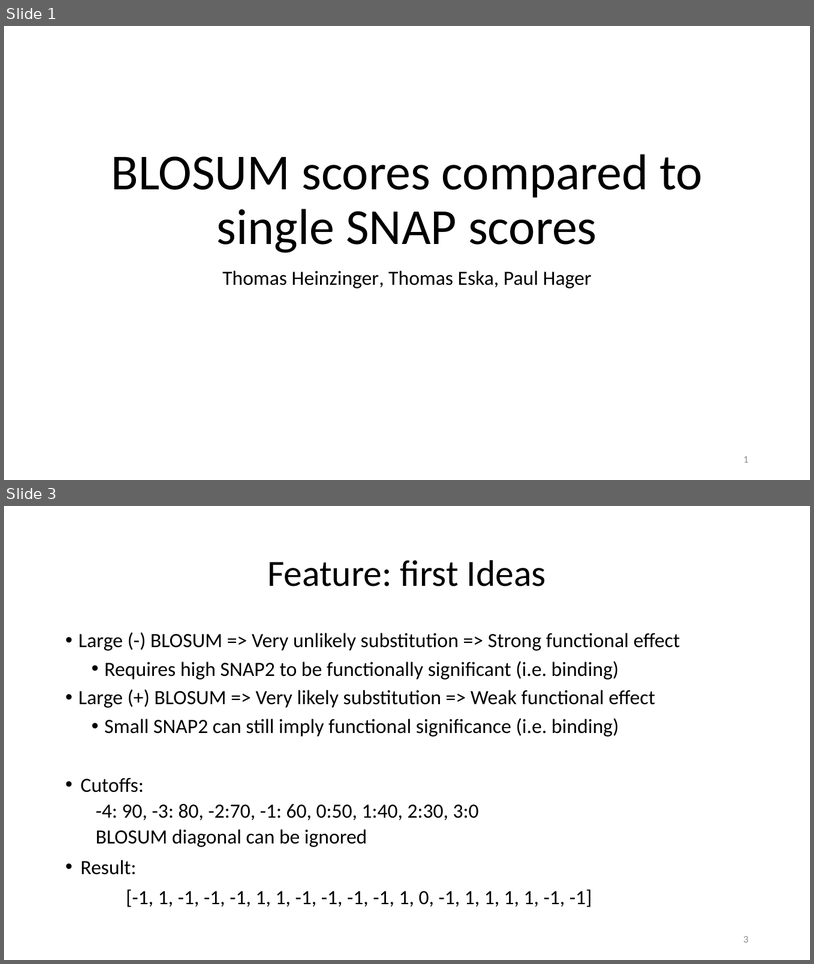
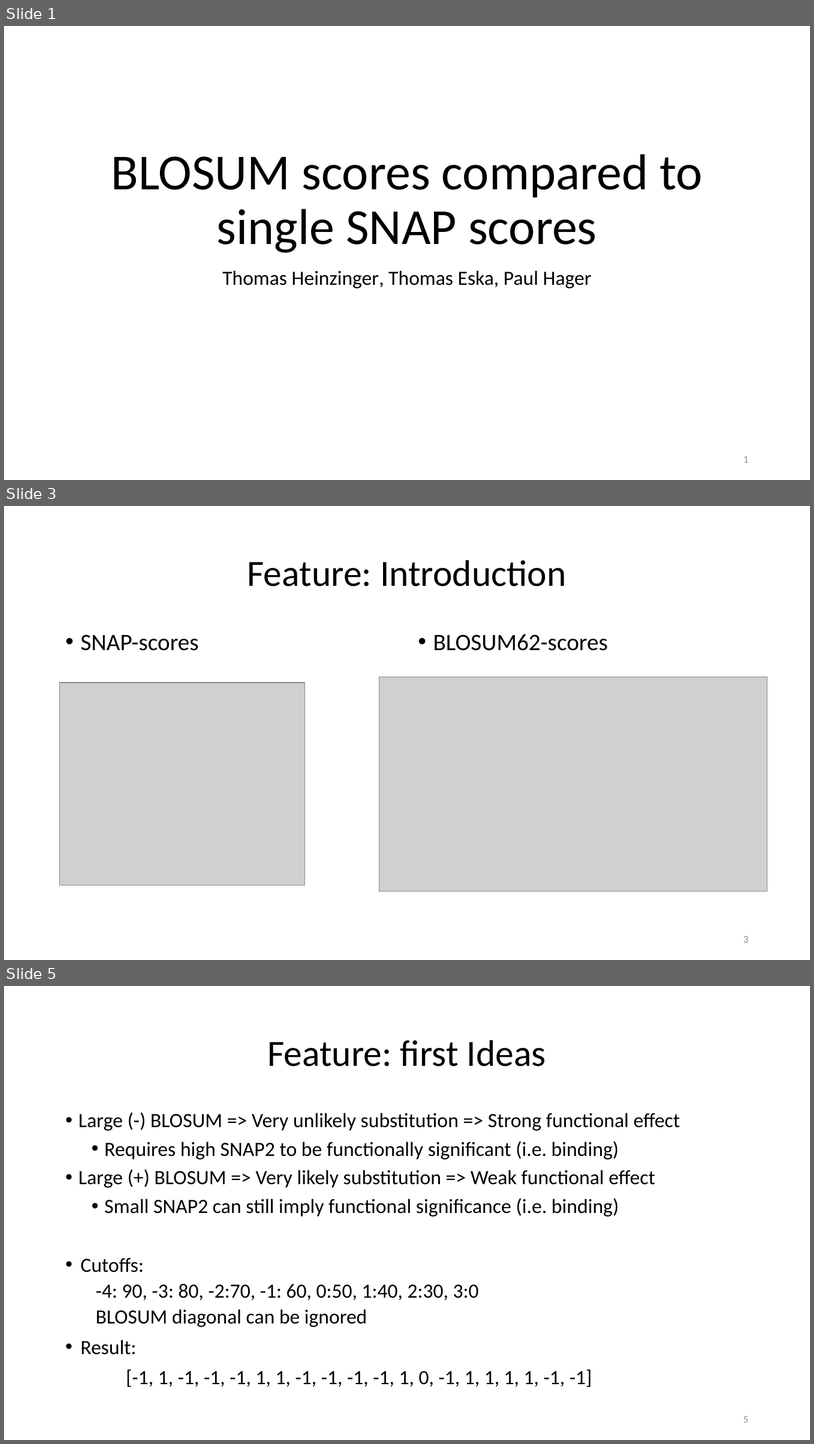
Before and after one commit to paulhager/ProteinPrediction1, a slide deck: BLOSUM_scorescompared to single SNAP scores.pptx. Shown one above the other, each under a label of ours: slides 1 and 3 before the commit, slides 1, 3 and 5 after it; the slides between them are not shown. The pictures are 814x964 and 814x1444 pixels, drawn with LibreOffice and Linux fonts; fonts in the diff are those of the drawing; grey boxes stand for pictures; background and template pictures are left out. Boxes give left, top, right and bottom in pixels: in the first picture for what was removed or moved away, otherwise in the second. Text is boxed around its words. In the diff, an @@ line names an element or a change of style, - is before the commit and + after.

Commit message:
fixed Distribution of blosumscores

```diff
--- a/BLOSUM_scorescompared to single SNAP scores.pptx
+++ b/BLOSUM_scorescompared to single SNAP scores.pptx
@@ slide 3 added at (x1=4, y1=506, x2=810, y2=960), background #FFFFFF @@
@@ title added at (x1=247, y1=560, x2=567, y2=586), 44 pt, text #000000 @@
+Feature: Introduction
@@ text added at (x1=81, y1=634, x2=199, y2=651), 28 pt, text #000000 @@
+• SNAP-scores
@@ text added at (x1=434, y1=634, x2=608, y2=651), 28 pt, text #000000 @@
+• BLOSUM62-scores
@@ picture added at (x1=60, y1=682, x2=305, y2=885) @@
@@ picture added at (x1=380, y1=676, x2=768, y2=891) @@
@@ page number added at (x1=744, y1=936, x2=749, y2=942), 12 pt, text #8C8C8C @@
+3
@@ what was slide 3 is now slide 5 @@
@@ page number at (x1=744, y1=1416, x2=749, y2=1422): text changed @@
-3
+5
```
Also in this commit, not shown: 2 slides changed, 1 other file.
